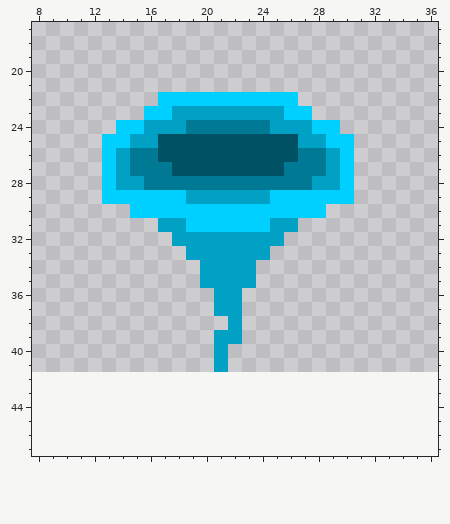
One commit to this pixel-art sprite: src/main/resources/image/BlueWormhole.png. This is how it looked before the edit.
The file is 32x32 pixels. Shown: x 8..36, y 17..47. The old version is drawn lined up with the new one, on the new canvas.
New version:
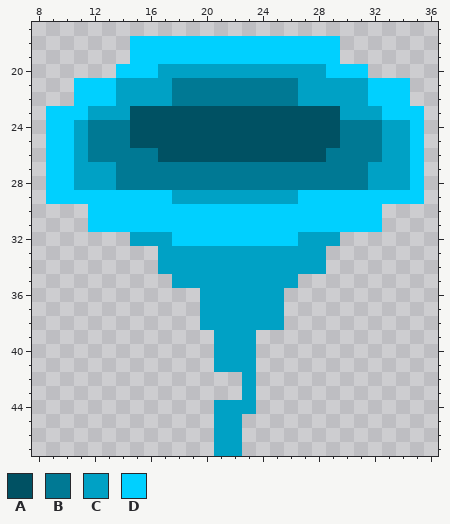
Palette (. is transparent): A #005163  B #007994  C #00a1c5  D #00d0ff
What changed:
canvas 32x32 -> 48x48, the old top-left corner now at 7,10
y 18..19: x 15..29 ............... -> DDDDDDDDDDDDDDD
y 20: x 14..31 .................. -> DDDCCCCCCCCCCCCDDD
y 21: x 11..34 ........................ -> DDDCCCCBBBBBBBBBCCCCCDDD
y 22: x 11..34 ......DDDDDDDDDD........ -> DDDCCCCBBBBBBBBBCCCCCDDD
y 23: x 9..35 .......DDCCCCCCCCDD........ -> DDDCCCAAAAAAAAAAAAAAACCCDDD
y 24: x 9..35 .....DDCCCBBBBBBCCCDD...... -> DDCBBBAAAAAAAAAAAAAAABBBCCD
y 25: x 9..16 ....DDCC -> DDCBBBAA; x 27..35 CCDD..... -> AAABBBCCD
y 26: x 9..14 ....DC -> DDCBBB; x 27..35 BBCD..... -> AABBBBCCD
y 27: x 9..14 ....DC -> DDCCCB; x 18..25 AAAAAAAA -> BBBBBBBB; x 29..35 CD..... -> BBBCCCD
y 28: x 9..15 ....DCC -> DDCCCBB; x 28..35 CCD..... -> BBBBCCCD
y 29: x 9..12 .... -> DDDD; x 18 D -> C; x 25..26 DD -> CC; x 31..35 ..... -> DDDDD
y 30: x 12..14 ... -> DDD; x 29..32 .... -> DDDD
y 31: x 12..18 .....CC -> DDDDDDD; x 25..32 CC...... -> DDDDDDDD
y 32: x 15..29 ...CCCCCCCC.... -> CCCDDDDDDDDDCCC
y 33: x 17..18 .. -> CC; x 25..28 .... -> CCCC
y 34: x 17..19 ... -> CCC; x 24..28 ..... -> CCCCC
y 35: x 18..19 .. -> CC; x 24..26 ... -> CCC
y 36..37: x 20 . -> C; x 23..25 ... -> CCC
y 38: x 20..21 .. -> CC; x 23..25 ... -> CCC
y 39: x 23 . -> C
y 40..41: x 22..23 .. -> CC
y 42..43: x 23 . -> C
y 44: x 21..23 ... -> CCC
y 45..47: x 21..22 .. -> CC
Boxes around the changes in both pictures, in picture pixels (x1, y1, x2, y2):
changed: (46, 36, 424, 456)
